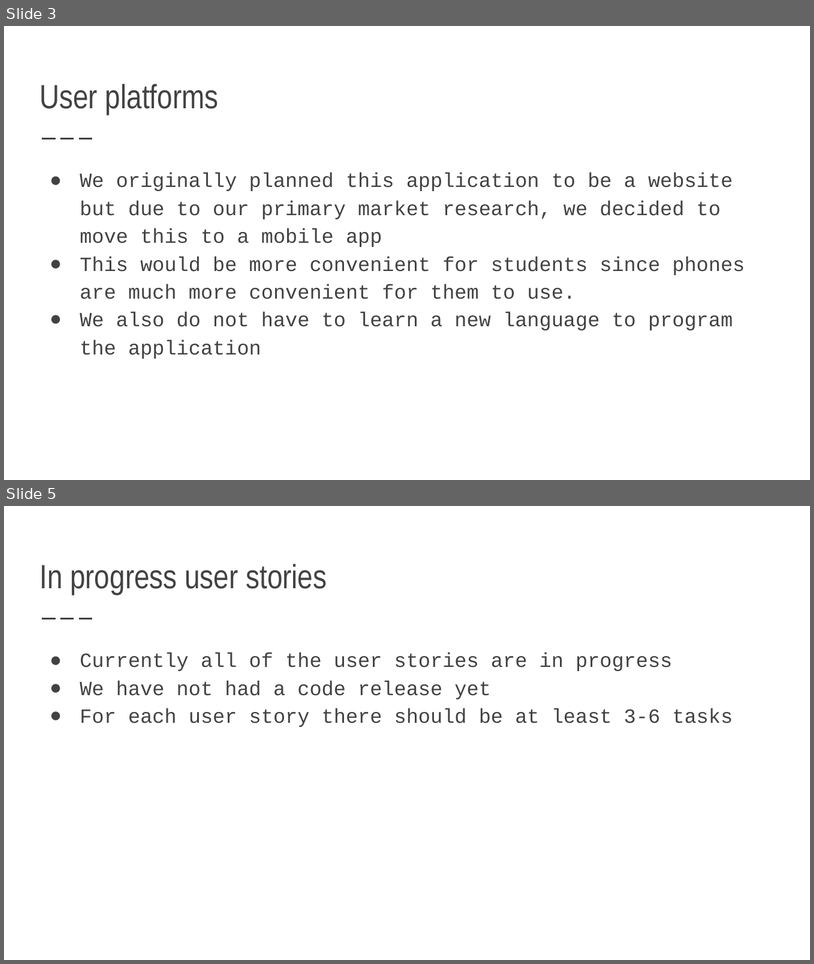
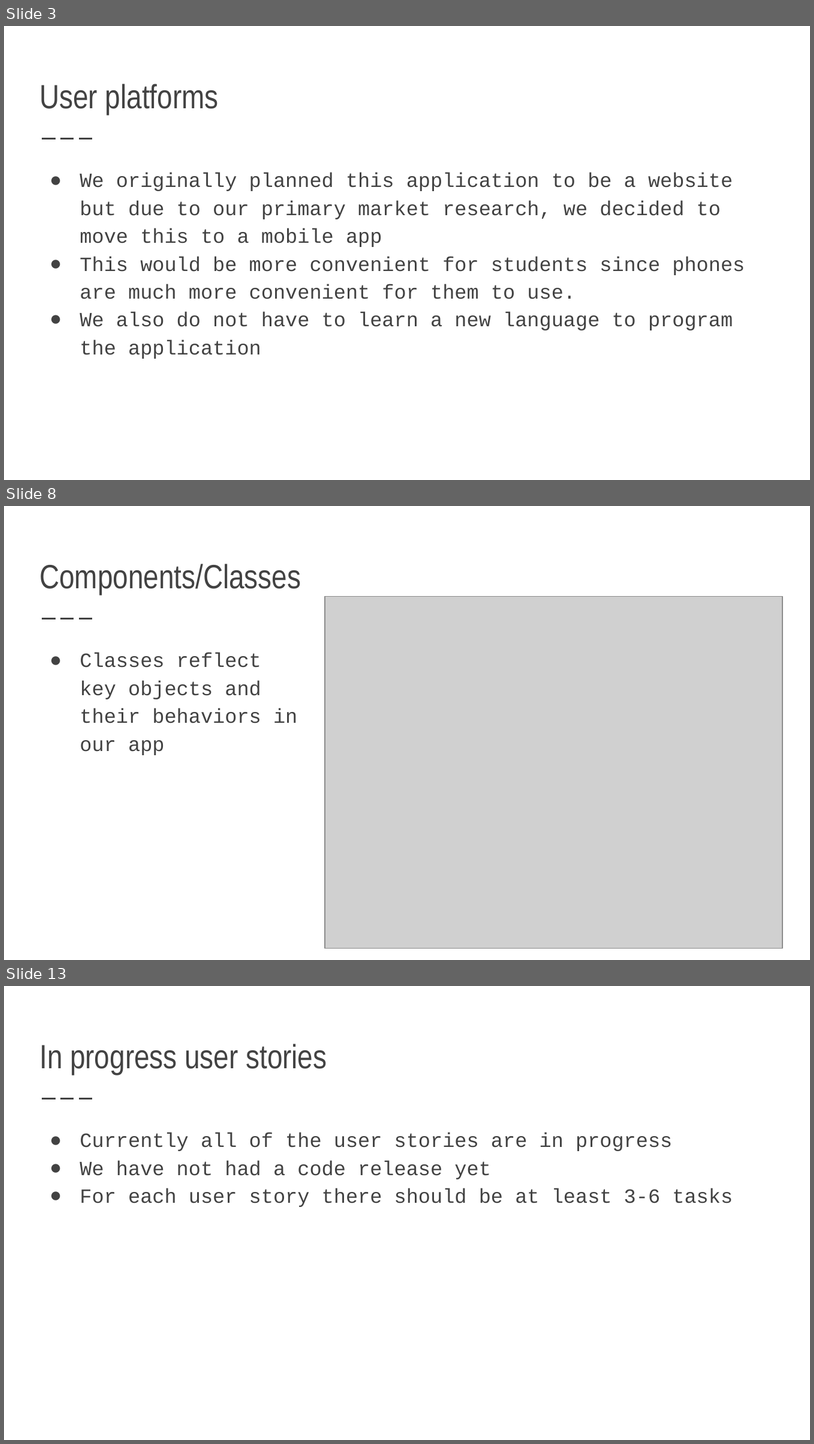
Before and after one commit to 491Project/491Project, a slide deck: Presentation Slides/Sprint 1 Presentation.pptx. Shown one above the other, each under a label of ours: slides 3 and 5 before the commit, slides 3, 8 and 13 after it; the slides between them are not shown. The pictures are 814x964 and 814x1444 pixels, drawn with LibreOffice and Linux fonts; fonts in the diff are those of the drawing; grey boxes stand for pictures. Boxes give left, top, right and bottom in pixels: in the first picture for what was removed or moved away, otherwise in the second. Text is boxed around its words. In the diff, an @@ line names an element or a change of style, - is before the commit and + after.

```diff
--- a/Presentation Slides/Sprint 1 Presentation.pptx
+++ b/Presentation Slides/Sprint 1 Presentation.pptx
@@ slide 8 added at bbox=[4, 506, 810, 960], background #FFFFFF; not listed: 1 template element that a slide beside it also shows @@
@@ title added at bbox=[39, 564, 301, 594], 30 pt, text #424242 @@
+Components/Classes
@@ picture added at bbox=[325, 597, 783, 948] @@
@@ text added at bbox=[80, 652, 297, 755], 18 pt, text #424242 @@
+● Classes reflect key objects and their behaviors in our app
@@ what was slide 5 is now slide 13 @@
```
Also in this commit, not shown: 3 slides changed, 8 other slides added, 1 slide removed, 1 other file.
